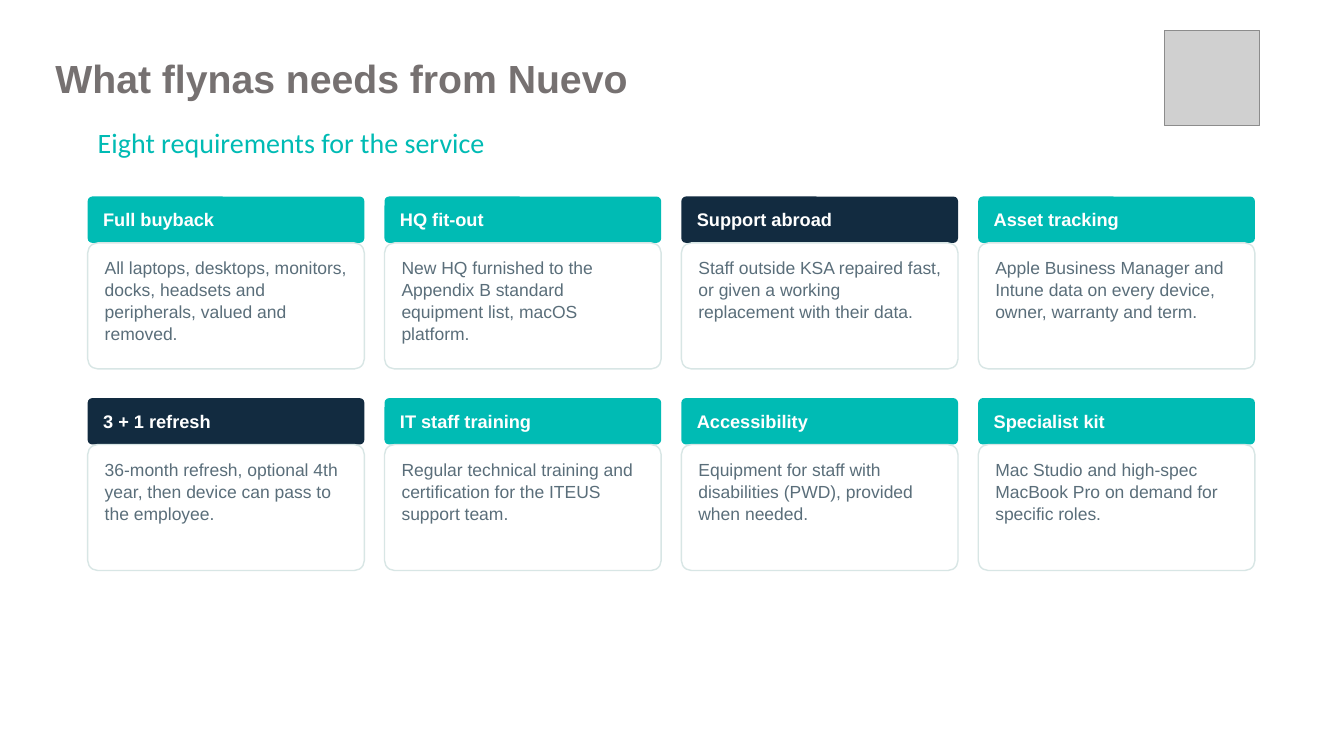
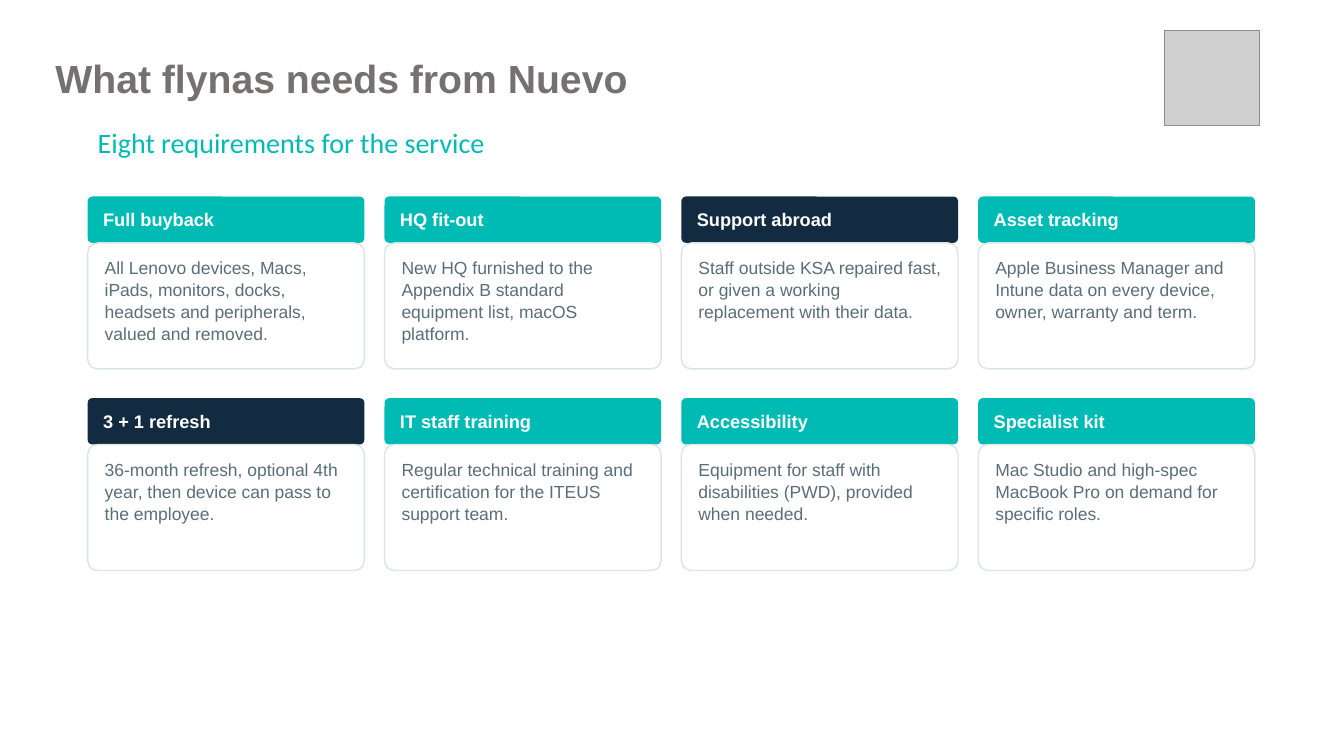
Before and after one commit to 7vbphz8fgw-commits/Bcipd, a slide deck: slide 3 of Flynas_Nuevo_Apple_DaaS_Discussion.pptx. Drawn at 1344x756 pixels with LibreOffice and Linux fonts; fonts in the diff are those of the drawing; grey boxes stand for pictures; background and template pictures are left out. Boxes give left, top, right and bottom in pixels: in the first picture for what was removed or moved away, otherwise in the second. Text is boxed around its words. In the diff, an @@ line names an element or a change of style, - is before the commit and + after.

```diff
--- a/Flynas_Nuevo_Apple_DaaS_Discussion.pptx
+++ b/Flynas_Nuevo_Apple_DaaS_Discussion.pptx
@@ text in rounded rectangle at (105,261,307,340): text changed @@
-All laptops, desktops, monitors, docks, headsets and peripherals, valued and removed.
+All Lenovo devices, Macs, iPads, monitors, docks, headsets and peripherals, valued and removed.
```
Also in this commit, not shown: 4 other slides changed, 1 other file.
